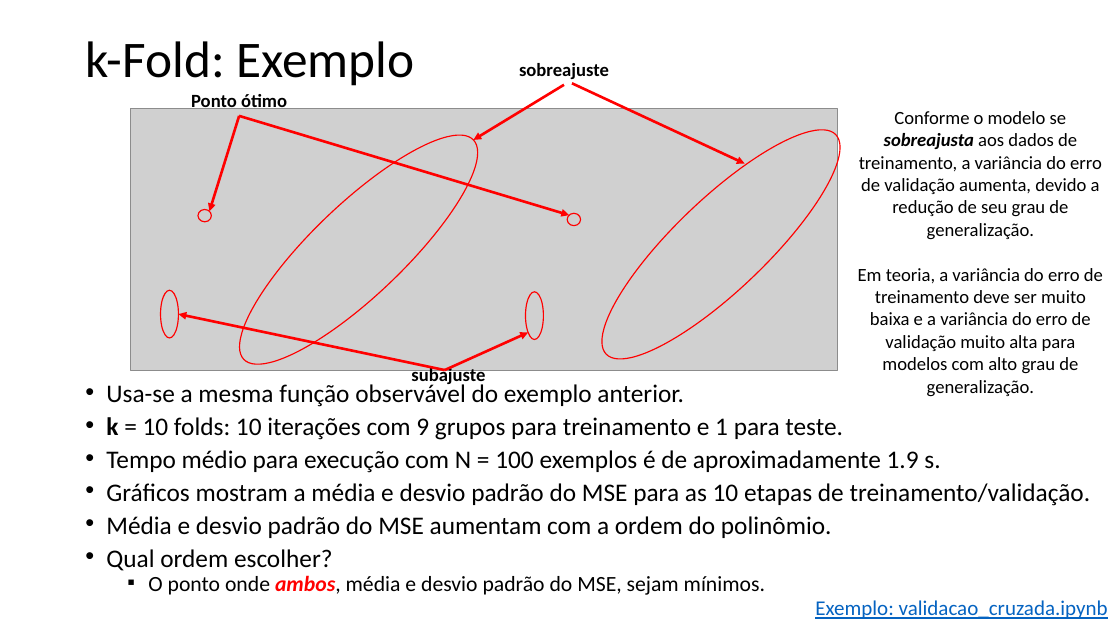
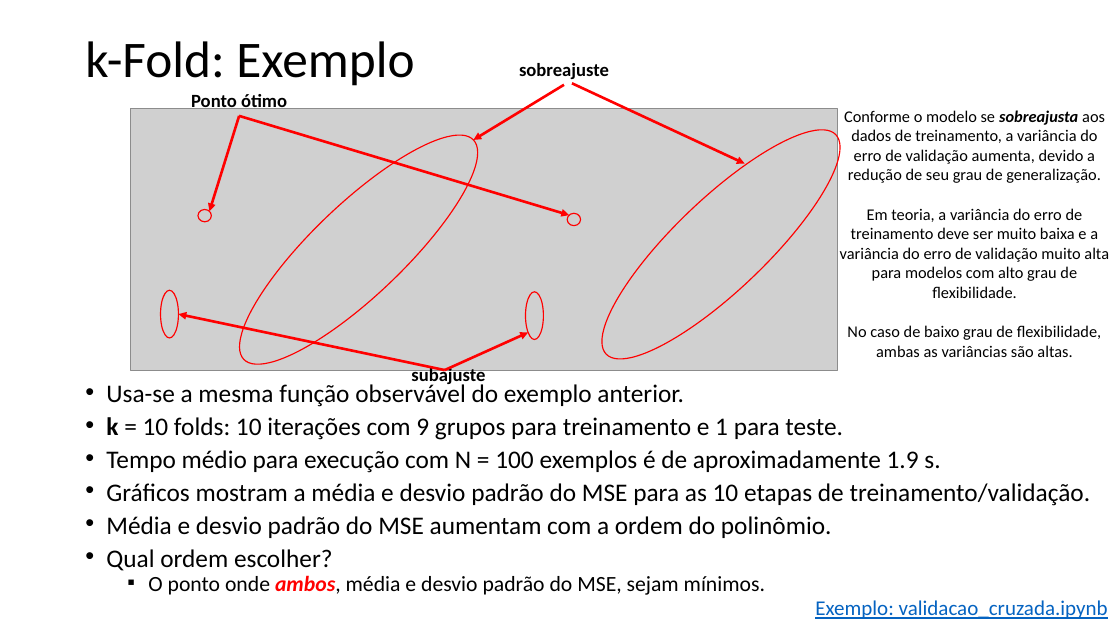
Before and after one commit to zz4fap/t319_aprendizado_de_maquina, a slide deck: slide 8 of slides/T319_Regressão_Linear (Parte V).pptx. Drawn at 1120x630 pixels with LibreOffice and Linux fonts; fonts in the diff are those of the drawing; grey boxes stand for pictures. Boxes give left, top, right and bottom in pixels: in the first picture for what was removed or moved away, otherwise in the second. Text is boxed around its words. In the diff, an @@ line names an element or a change of style, - is before the commit and + after.

```diff
--- a/slides/T319_Regressão_Linear (Parte V).pptx
+++ b/slides/T319_Regressão_Linear (Parte V).pptx
@@ text "Conforme o modelo se sobreajusta ...": place and size @@
-text "Conforme o modelo se sobreajusta ..." at <box>858,111,1103,397</box>
+text "Conforme o modelo se sobreajusta ..." at <box>840,110,1109,357</box>
@@ text at <box>844,110,1105,183</box>: size 16 to 14 pt in "Conforme o modelo se sobreajusta aos dados ..." @@
@@ text at <box>840,208,1109,357</box>: text changed; size 16 to 14 pt @@
-Em teoria, a variância do erro de treinamento deve ser muito baixa e a variância do erro de validação muito alta para modelos com alto grau de generalização.
+Em teoria, a variância do erro de treinamento deve ser muito baixa e a variância do erro de validação muito alta para modelos com alto grau de flexibilidade.
+No caso de baixo grau de flexibilidade, ambas as variâncias são altas.
```
Also in this commit, not shown: 1 other file.
